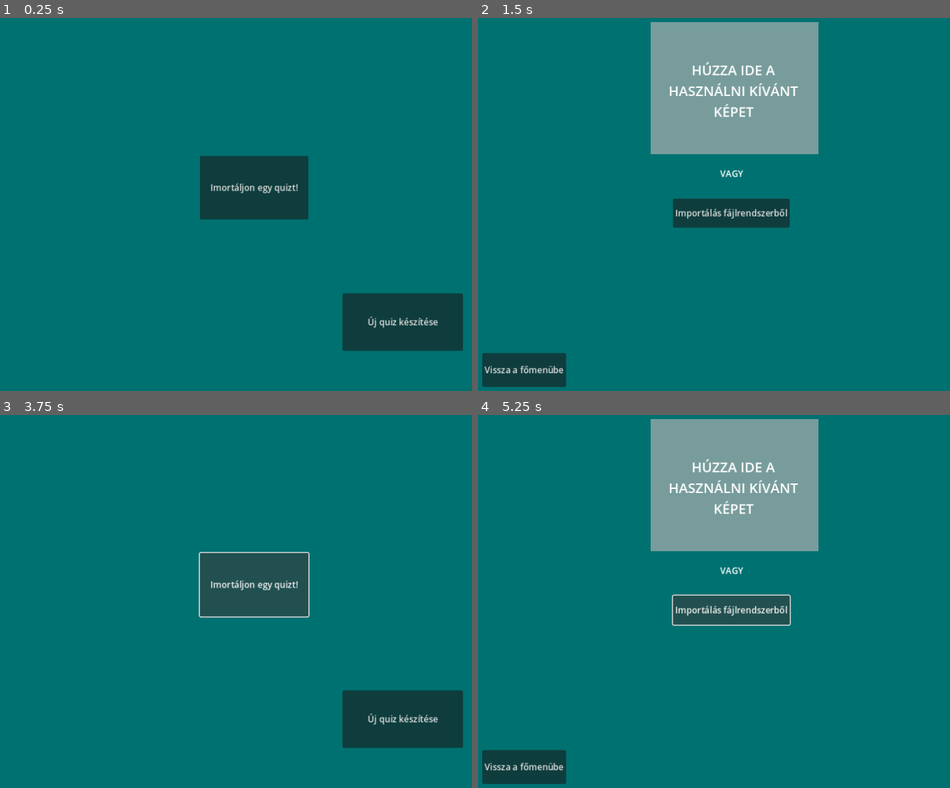
Above: before the commit, frames 1-4 (two rows, left to right).
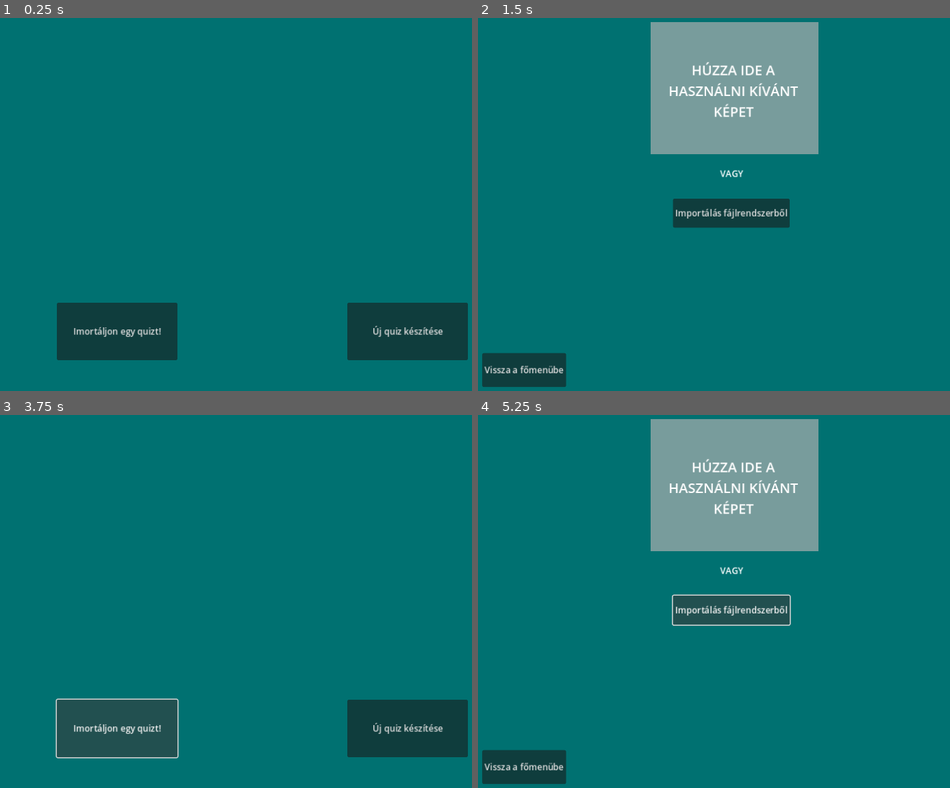
Above: after the commit, the same moments.

Repository: szuhi27/school-quiz-godot
Game: Godot game, scene res://main_menu.tscn
The game is run twice, just before and just after one commit, with the same random seed, the same clock (stepped at 60 frames per second) and the same inputs.
Inputs:
- Up to frame 1 (0.25 s): no input
- Up to frame 2 (1.5 s): click "Imortáljon egy quizt!" at 0.5 s; click "Új quiz készítése" at 1.25 s
- Up to frame 3 (3.75 s): click "Importálás fájlrendszerből" at 2 s; click "Vissza a főmenübe" at 2.75 s; click "Imortáljon egy quizt!" at 3.5 s
- Up to frame 4 (5.25 s): click "Új quiz készítése" at 4.25 s; click "Importálás fájlrendszerből" at 5 s

The runs differ from the first frame. In frame 1, 9.7% of the frame differs, in the area x 12-100%, y 37-92%; in frame 2, nothing differs; in frame 3, 10%, in the area x 11-100%, y 36-93%; in frame 4, nothing differs.

Commit message:
quiz reseting made

Diff:
--- a/main_menu.gd
+++ b/main_menu.gd
@@ -36,6 +36,8 @@
 #validation does not look too nice, but seems like there is not a better way in godot for error handling
 #also maybe this is too overkill especially for the scope of the project, but practice
 func _load_quiz(_json_string: String):
+	_reset_quiz()
+
 	var json_string = _json_string
 	var json = JSON.new()
 	var parse_result = json.parse(json_string)
@@ -93,6 +95,24 @@
 		$Control2/AnswerBubblesGroup/MarginContainer/ScrollContainer/AnswerBubblesGridContainer.add_child(new_answer)
 
 
+func _reset_quiz():
+	$Control2/QuizImage.texture = null
+	for child in $Control2/QuestionGroup.get_children():
+		child.queue_free()
+	for child in $Control2/AnswerBubblesGroup/MarginContainer/ScrollContainer/AnswerBubblesGridContainer.get_children():
+		child.queue_free()
+	$Control2/AnswerBubblesGroup.hide()
+
+
 func _on_check_button_pressed() -> void:
 	for question in $Control2/QuestionGroup.get_children():
 		question.check_answer()
+
+	$Control2/AnswerBubblesGroup.hide()
+	$ImportGroup/ErrorLabel.text = ""
+	$ImportGroup.show()
+
+func _on_close_quiz_button_pressed() -> void:
+	_reset_quiz()
+	$ImportGroup/ErrorLabel.text = ""
+	$ImportGroup.show()
--- a/main_menu.tscn
+++ b/main_menu.tscn
@@ -116,6 +116,18 @@
 grow_vertical = 2
 text = "Ellenőrzés"
 
+[node name="CloseQuizButton" type="Button" parent="Control2/AnswerBubblesGroup"]
+layout_mode = 1
+anchors_preset = 1
+anchor_left = 1.0
+anchor_right = 1.0
+offset_left = -76.0
+offset_top = 4.0
+offset_right = -4.0
+offset_bottom = 35.0
+grow_horizontal = 0
+text = "Főmenü"
+
 [node name="ImportGroup" type="Control" parent="."]
 layout_mode = 3
 anchors_preset = 15
@@ -143,25 +155,29 @@
 
 [node name="ImportQuizButton" type="Button" parent="ImportGroup"]
 layout_mode = 1
-anchors_preset = 8
-anchor_left = 0.5
-anchor_top = 0.5
-anchor_right = 0.5
-anchor_bottom = 0.5
-offset_left = -99.0
-offset_top = -58.0
-offset_right = 99.0
-offset_bottom = 58.0
-grow_horizontal = 2
-grow_vertical = 2
+anchors_preset = 2
+anchor_top = 1.0
+anchor_bottom = 1.0
+offset_left = 140.0
+offset_top = -190.0
+offset_right = 360.0
+offset_bottom = -85.0
+grow_vertical = 0
 text = "Imortáljon egy quizt!"
 
 [node name="NewQuizButton" type="Button" parent="ImportGroup"]
-layout_mode = 0
-offset_left = 661.0
-offset_top = 593.0
-offset_right = 881.0
-offset_bottom = 698.0
+layout_mode = 1
+anchors_preset = 3
+anchor_left = 1.0
+anchor_top = 1.0
+anchor_right = 1.0
+anchor_bottom = 1.0
+offset_left = -330.0
+offset_top = -190.0
+offset_right = -110.0
+offset_bottom = -85.0
+grow_horizontal = 0
+grow_vertical = 0
 text = "Új quiz készítése"
 
 [node name="ImportQuizFileDialog" type="FileDialog" parent="."]
@@ -190,6 +206,7 @@
 [connection signal="child_exiting_tree" from="Control2/AnswerBubblesGroup/MarginContainer/ScrollContainer/AnswerBubblesGridContainer" to="Control2/AnswerBubblesGroup" method="_on_answer_bubbles_grid_container_child_exiting_tree"]
 [connection signal="pressed" from="Control2/AnswerBubblesGroup/CheckButton" to="." method="_on_check_button_pressed"]
 [connection signal="pressed" from="Control2/AnswerBubblesGroup/CheckButton" to="Control2/AnswerBubblesGroup" method="_on_check_button_pressed"]
+[connection signal="pressed" from="Control2/AnswerBubblesGroup/CloseQuizButton" to="." method="_on_close_quiz_button_pressed"]
 [connection signal="pressed" from="ImportGroup/ImportQuizButton" to="." method="_on_import_quiz_button_pressed"]
 [connection signal="pressed" from="ImportGroup/NewQuizButton" to="." method="_on_new_quiz_button_pressed"]
 [connection signal="file_selected" from="ImportQuizFileDialog" to="." method="_on_import_quiz_file_dialog_file_selected"]
